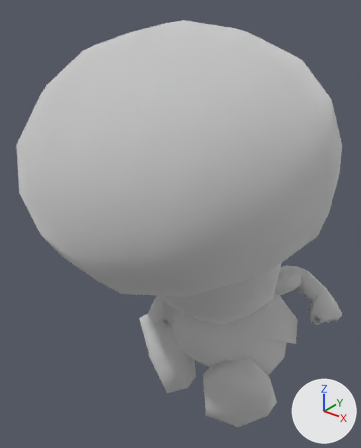
Before and after pictures for a commit that changed the glTF model FinModelUtility/Libraries/JSystem/JSystem Tests/goldens/super_mario_sunshine_kinopio/output/kinopio_body.glb.
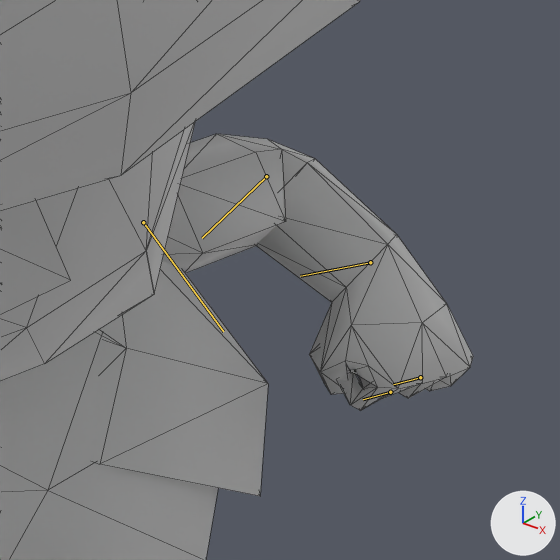
Old and new are each drawn whole from a camera (50 mm lens) standing at (57.3, -97.4, 91.5) and looking at (-5.2, -19.3, 43.0) and again close up on the part from 66% to 100% of the width and 53% to 80% of the height. Every picture has the same lights, and +X, +Y and +Z are marked at lower right. The last two pictures show the newer version. Both versions are drawn at frame 40 of the action 'kinopio_sitshake'; the numbers are the values there. The bones that change, and the others that lie on the model, are drawn over the model as lines in the close-ups. The close-ups show mesh edges as thin lines.

Objects in the first close-up: 'batch 0', 'batch 1', 'batch 2', 'batch 3', 'batch 4'.
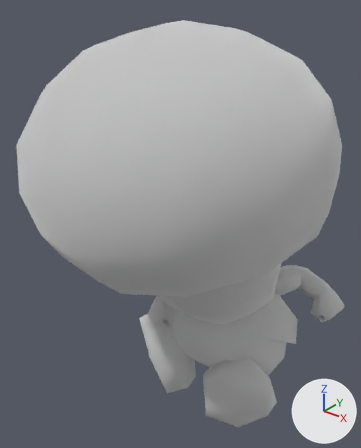
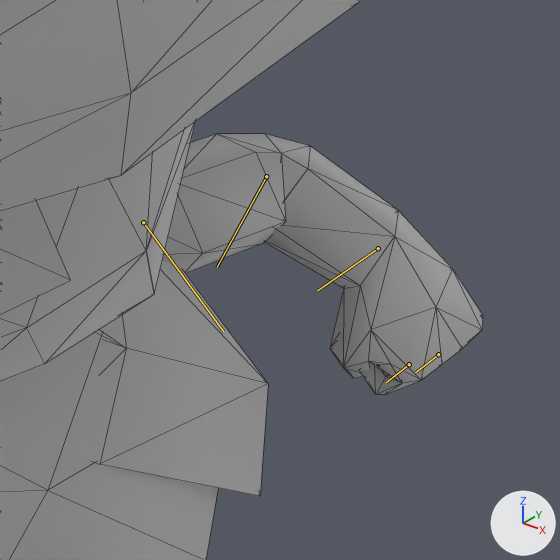
What differs and where, as boxes [x1, y1, x2, y2] in the close-ups (560 x 560 px):
'batch 0', posed
    before: [0, 122, 473, 560]
    after: [0, 122, 483, 560]
bone 'jnt_larm_2', root to tip
    before: (266, 176) to (202, 238)
    after: (266, 176) to (217, 267)

The change in detail:
Bone 'jnt_larm_2' (bone_jnt_larm_2) turns from (-13, -14, 68) to (1, -20, 55) degrees about its own x, y and z.
